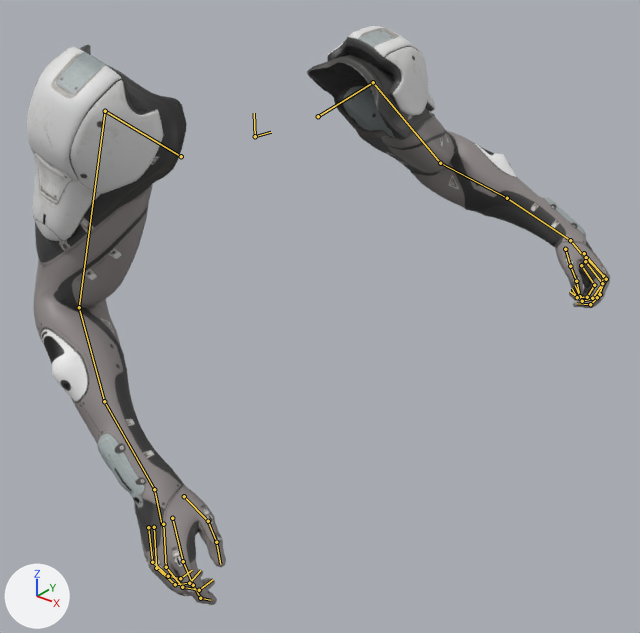
Renders of the FBX model Victor/exports/Arms/FirstPerson_Run.fbx from each side of a commit.
Camera for both pictures: a 50 mm lens placed at (1.068, -0.976, 0.341), pointed at (0.255, 0.04, -0.289). Lighting does not change. The marker at lower left points along +X, +Y and +Z. Both versions are drawn at frame 6 of the action 'Scene'; the numbers are the values there. The bones that bend it are drawn over the model as lines.

Objects in the first picture: 'SK_Wraith'.
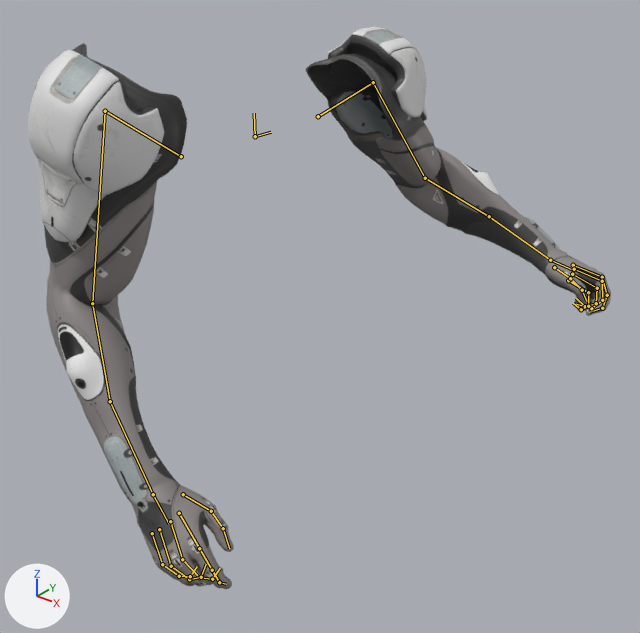
The change in detail:
Bone 'DEF_shoulder.L.001' (bone_def_shoulder_l_001) turns from (-7, 17, 5) to (-11, 14, -3) degrees about its own x, y and z.
Bone 'DEF_hand.L.001' (bone_def_hand_l_001) turns from (17, -5, -10) to (14, -7, 16) degrees about its own x, y and z.
Bone 'DEF_shoulder.R.001' (bone_def_shoulder_r_001) turns from (-18, -24, 61) to (-19, -24, 66) degrees about its own x, y and z.
Bone 'DEF_elbow.R.001' (bone_def_elbow_r_001) turns from (40, 11, -6) to (29, 0, -16) degrees about its own x, y and z.
Bone 'DEF_hand.R.001' (bone_def_hand_r_001) turns from (-12, -3, -20) to (12, -3, -20) degrees about its own x, y and z.

Pixel boxes [x1, y1, x2, y2] of what changed, in the pictures (640 x 633 px):
'SK_Wraith', posed
    before: [27, 26, 610, 605]
    after: [28, 27, 611, 589]
bone 'DEF_shoulder.L.001', root to tip
    before: (373, 82) to (440, 163)
    after: (373, 82) to (425, 178)
bone 'DEF_hand.L.001', root to tip
    before: (570, 240) to (586, 259)
    after: (550, 260) to (574, 270)
bone 'DEF_shoulder.R.001', root to tip
    before: (105, 111) to (79, 307)
    after: (105, 111) to (92, 303)
bone 'DEF_elbow.R.001', root to tip
    before: (79, 307) to (104, 401)
    after: (92, 303) to (110, 401)
bone 'DEF_hand.R.001', root to tip
    before: (154, 489) to (162, 525)
    after: (153, 494) to (169, 524)
